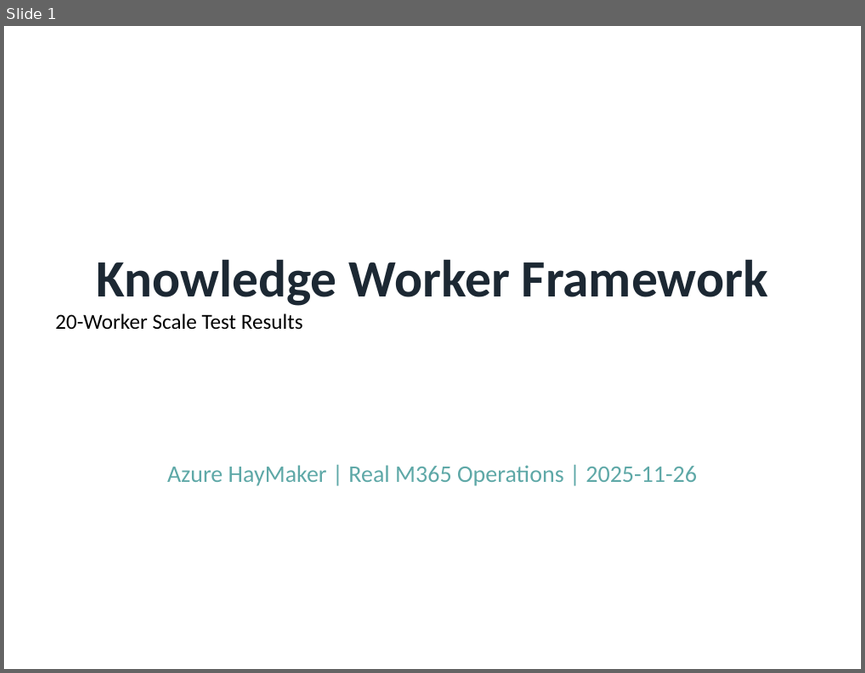
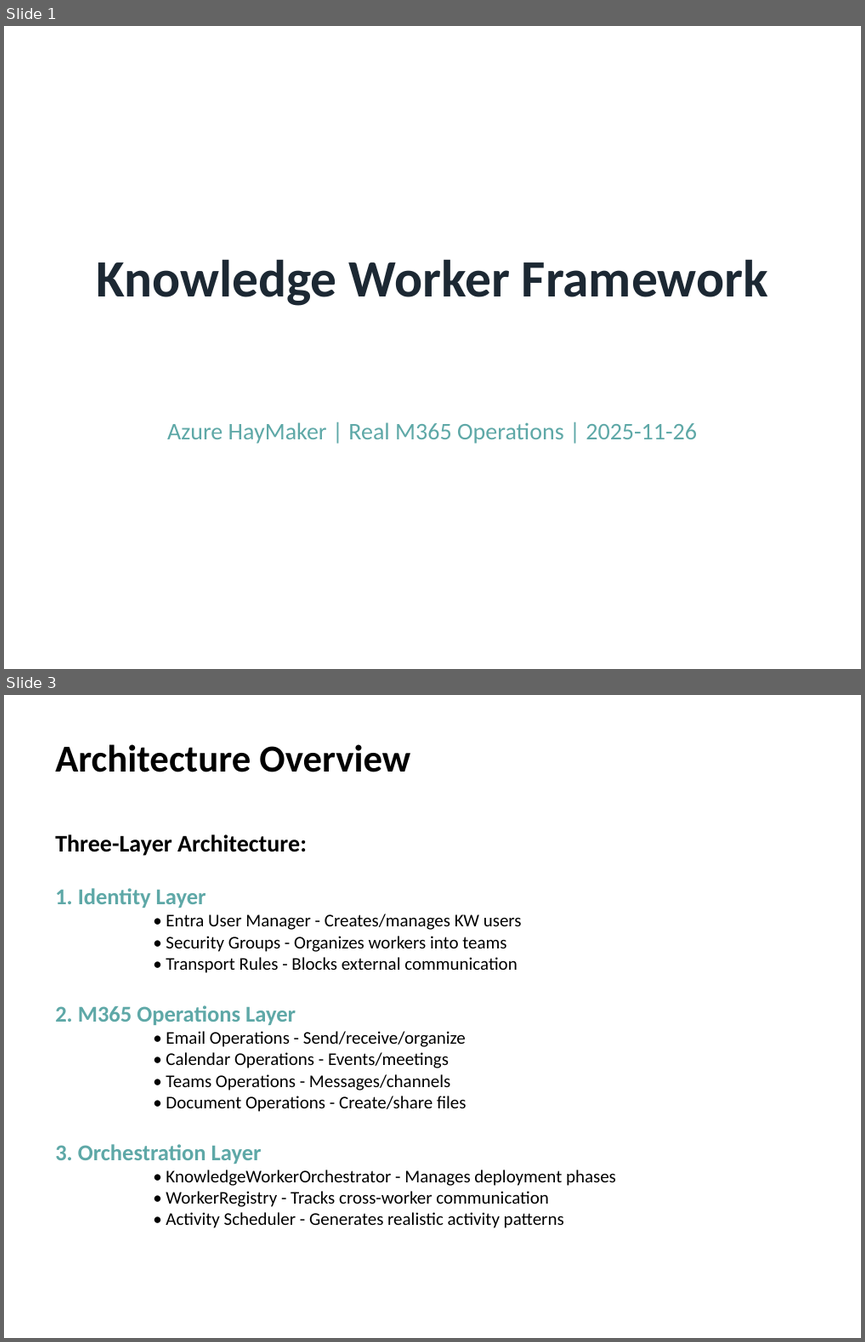
Before and after one commit to rysweet/AzureHayMaker, a slide deck: KnowledgeWorker-E2E-Evidence.pptx. Shown one above the other, each under a label of ours: slide 1 before the commit, slides 1 and 3 after it; the slides between them are not shown. The pictures are 865x673 and 865x1342 pixels, drawn with LibreOffice and Linux fonts; fonts in the diff are those of the drawing. Boxes give left, top, right and bottom in pixels: in the first picture for what was removed or moved away, otherwise in the second. Text is boxed around its words. In the diff, an @@ line names an element or a change of style, - is before the commit and + after.

```diff
--- a/KnowledgeWorker-E2E-Evidence.pptx
+++ b/KnowledgeWorker-E2E-Evidence.pptx
@@ slide 3 added at box(4, 695, 861, 1338), background #FFFFFF @@
@@ text added at box(55, 744, 410, 772), 32 pt, text #000000, bold @@
+Architecture Overview
@@ text added at box(55, 834, 616, 1228), 15 pt, text #000000 @@
+Three-Layer Architecture:
+1. Identity Layer
+    • Entra User Manager - Creates/manages KW users
+    • Security Groups - Organizes workers into teams
+    • Transport Rules - Blocks external communication
+2. M365 Operations Layer
+    • Email Operations - Send/receive/organize
+    • Calendar Operations - Events/meetings
+    • Teams Operations - Messages/channels
+    • Document Operations - Create/share files
+3. Orchestration Layer
+    • KnowledgeWorkerOrchestrator - Manages deployment phases
+    • WorkerRegistry - Tracks cross-worker communication
+    • Activity Scheduler - Generates realistic activity patterns
@@ slide 1 changed as well @@
@@ text at box(55, 313, 303, 329): paragraph removed @@
-20-Worker Scale Test Results
@@ text "Azure HayMaker | Real M365 ...": place and size @@
-text "Azure HayMaker | Real M365 ..." at box(167, 465, 697, 486)
+text "Azure HayMaker | Real M365 ..." at box(167, 422, 697, 443)
```
Also in this commit, not shown: 3 other slides changed, 11 other slides added, 4 slides removed.
